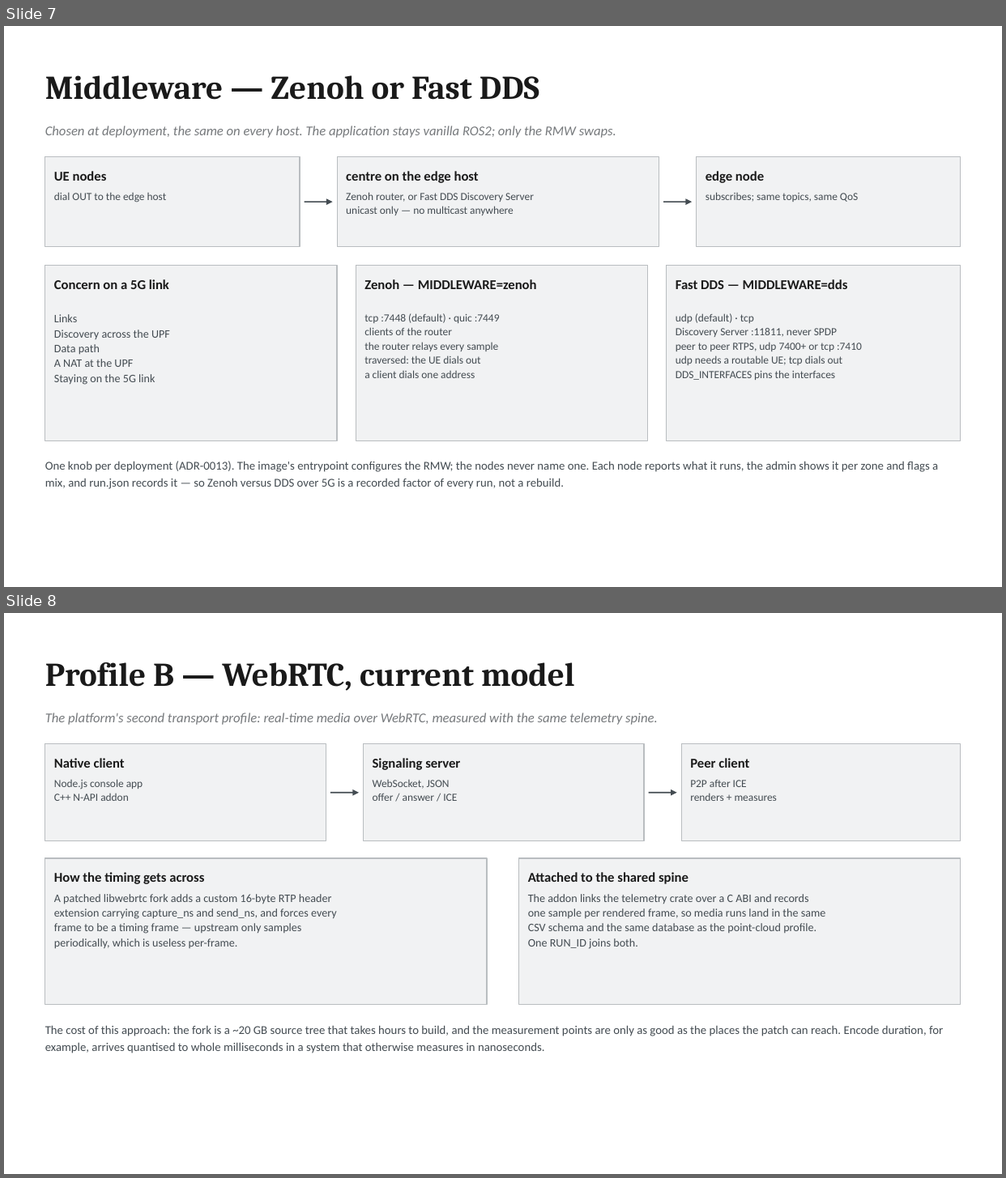
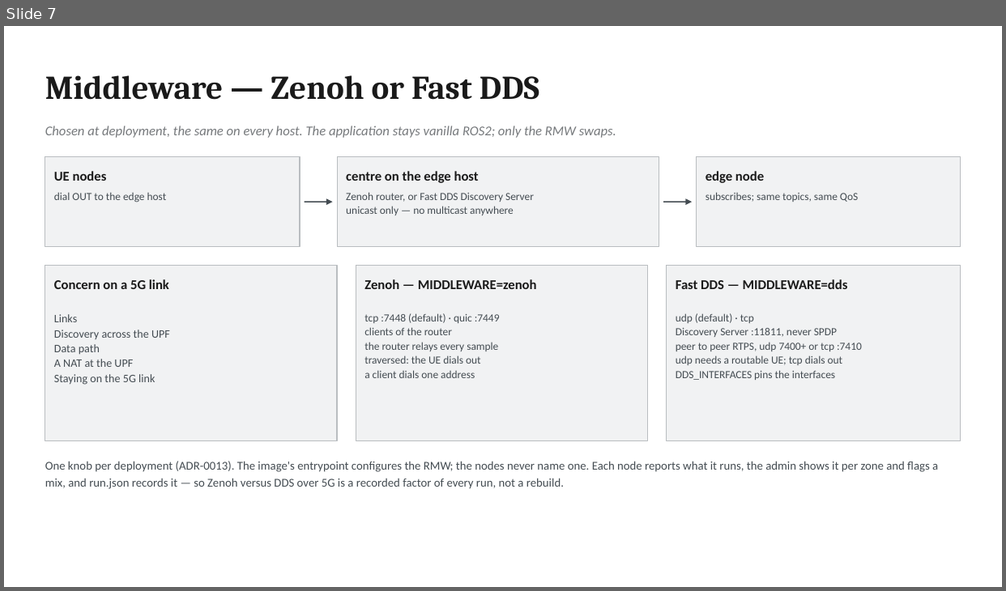
Before and after one commit to morosev/mec-cast, a slide deck: docs/slides/mec-cast-architecture.pptx. Shown one above the other, each under a label of ours: slides 7 and 8 before the commit, slide 7 after it. The pictures are 1006x1178 and 1006x591 pixels, drawn with LibreOffice and Linux fonts; fonts in the diff are those of the drawing. Boxes give left, top, right and bottom in pixels: in the first picture for what was removed or moved away, otherwise in the second. Text is boxed around its words. In the diff, an @@ line names an element or a change of style, - is before the commit and + after.

Commit message:
The diagrams and deck still showed the str0m SFU plan
- The runtime-topology diagram gains the media profile: the relay role
  (compose.relay.yml, usually on the edge host, :8090 tcp and udp) and the
  WebRTC client on a UE, run natively, with their admin, logging and PTP
  links.
- Slides 8-9 described a str0m SFU replacing the patched fork, which
  ADR-0015 did not do. They now show the system as built (sender, relay,
  receiver; the prebuilt fork; why the relay stays out of the
  measurement) and its three measuring points per frame.
- Slide 4 placed logging and the admin on the edge host; they run on
  infra.
- doc-sync: the slide table follows, and changed slides are now looked
  at, rendered through LibreOffice, not only checked geometrically.
  Synced to 0aa6f2f.

```diff
--- a/docs/slides/mec-cast-architecture.pptx
+++ b/docs/slides/mec-cast-architecture.pptx
@@ slide 8 removed at [4,613,1002,1174], background #FFFFFF @@
@@ text removed at [45,662,575,691] @@
-Profile B — WebRTC, current model
@@ text removed at [45,713,658,725] @@
-The platform's second transport profile: real-time media over WebRTC, measured with the same telemetry spine.
@@ rectangle removed at [45,744,326,841] @@
@@ text removed at [54,758,125,768] @@
-Native client
@@ rectangle removed at [364,744,644,841] @@
@@ text removed at [373,758,460,770] @@
-Signaling server
@@ rectangle removed at [681,744,961,841] @@
@@ text removed at [690,758,749,768] @@
-Peer client
@@ text removed at [54,779,143,801] @@
-Node.js console app
-C++ N-API addon
@@ text removed at [373,780,457,801] @@
-WebSocket, JSON
-offer / answer / ICE
@@ text removed at [690,780,777,801] @@
-P2P after ICE
-renders + measures
@@ arrow removed from (330, 793) to (359, 793) @@
@@ arrow removed from (649, 793) to (677, 793) @@
@@ rectangle removed at [45,858,487,1004] @@
@@ text removed at [54,872,204,884] @@
-How the timing gets across
@@ rectangle removed at [519,858,961,1004] @@
@@ text removed at [528,872,688,884] @@
-Attached to the shared spine
@@ text removed at [54,894,337,949] @@
-A patched libwebrtc fork adds a custom 16-byte RTP header
-extension carrying capture_ns and send_ns, and forces every
-frame to be a timing frame — upstream only samples
-periodically, which is useless per-frame.
@@ text removed at [528,894,826,949] @@
-The addon links the telemetry crate over a C ABI and records
-one sample per rendered frame, so media runs land in the same
-CSV schema and the same database as the point-cloud profile.
-One RUN_ID joins both.
@@ text removed at [45,1025,943,1054] @@
-The cost of this approach: the fork is a ~20 GB source tree that takes hours to build, and the measurement points are only as good as the places the patch can reach. Encode duration, for example, arrives quantised to whole milliseconds in a system that otherwise measures in nanoseconds.
```
Also in this commit, not shown: 1 slide changed, 2 slides added, 1 other slide removed, 6 other files.
